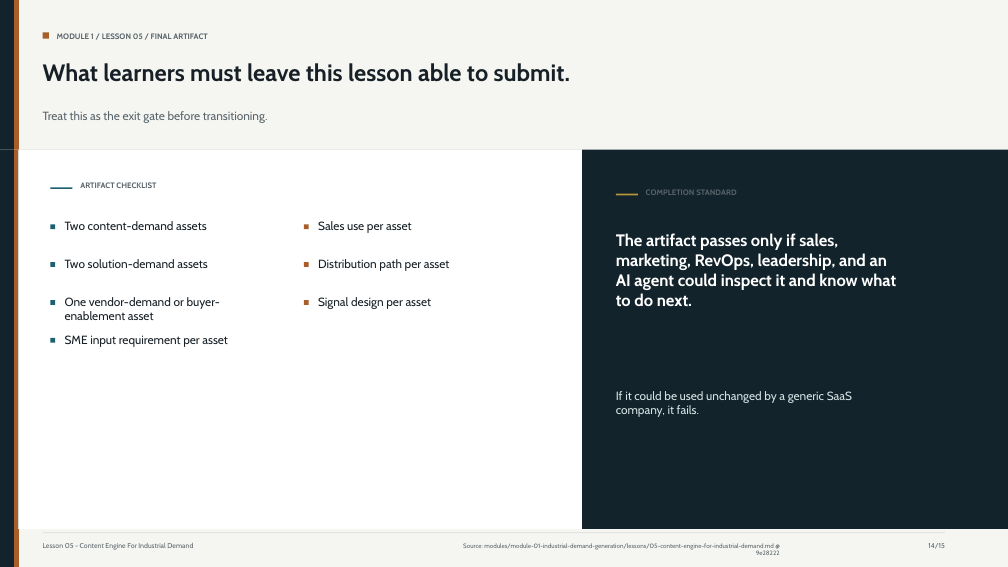
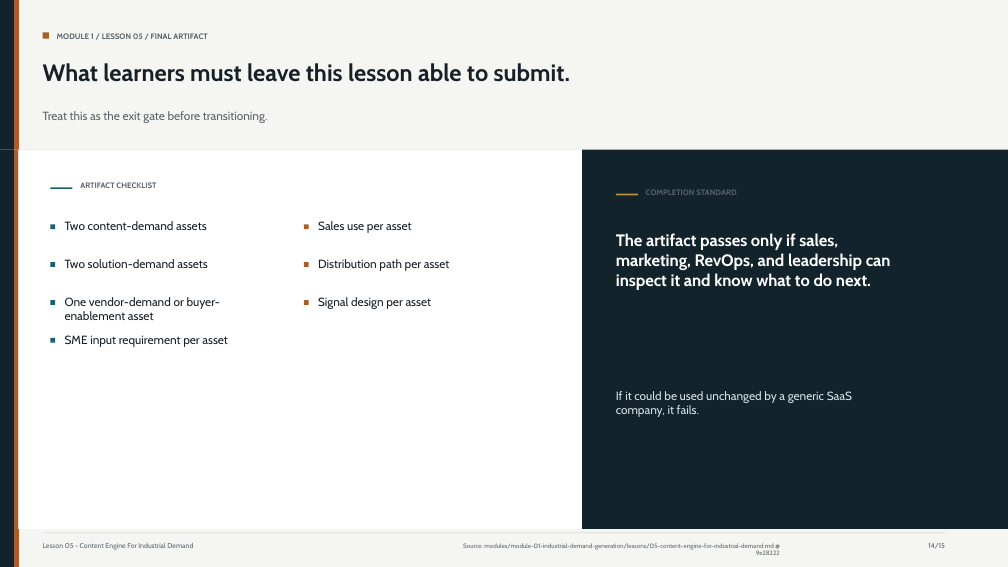
Before and after one commit to VK-VYNX/private-academy-industrial-gtm, a slide deck: slide 14 of modules/module-01-industrial-demand-generation/delivery-pack/slide-decks/exports/lesson-05-content-engine-for-industrial-demand.pptx. Drawn at 1008x567 pixels with LibreOffice and Linux fonts; fonts in the diff are those of the drawing. Boxes give left, top, right and bottom in pixels: in the first picture for what was removed or moved away, otherwise in the second. Text is boxed around its words. In the diff, an @@ line names an element or a change of style, - is before the commit and + after.

Commit message:
Make Module 1 slide decks human-only

```diff
--- a/modules/module-01-industrial-demand-generation/delivery-pack/slide-decks/exports/lesson-05-content-engine-for-industrial-demand.pptx
+++ b/modules/module-01-industrial-demand-generation/delivery-pack/slide-decks/exports/lesson-05-content-engine-for-industrial-demand.pptx
@@ text at bbox=[616, 233, 891, 290]: text changed @@
-The artifact passes only if sales, marketing, RevOps, leadership, and an AI agent could inspect it and know what to do next.
+The artifact passes only if sales, marketing, RevOps, and leadership can inspect it and know what to do next.
```
Also in this commit, not shown: 7 other slides changed, 26 other files.
